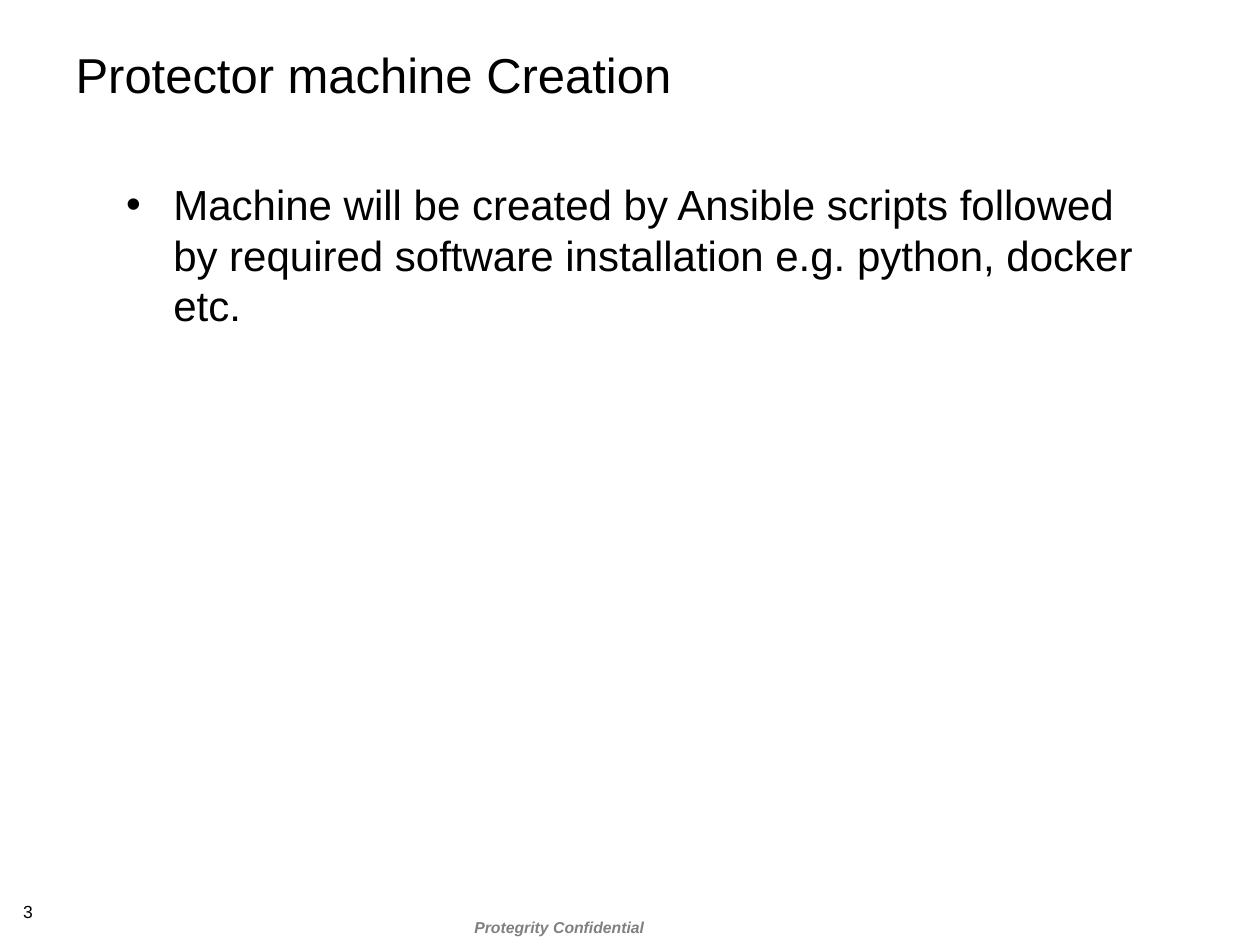
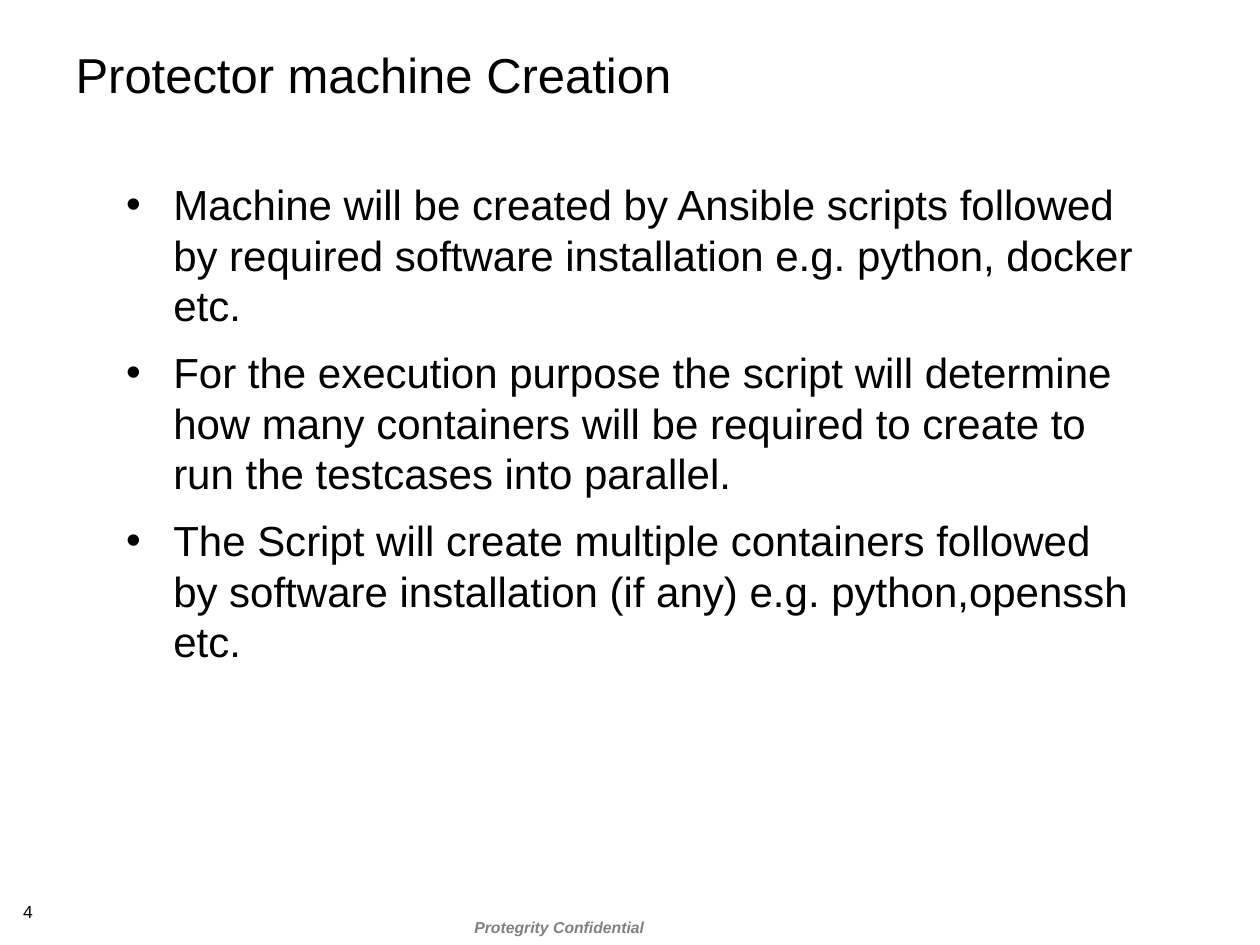
Before and after one commit to nalinigupta04/AQA, a slide deck: slide 4 of AQAFrameworkRestructure.pptx (slide 3 before the commit). Drawn at 1260x945 pixels with LibreOffice and Linux fonts; fonts in the diff are those of the drawing; background and template pictures are left out. Boxes give left, top, right and bottom in pixels: in the first picture for what was removed or moved away, otherwise in the second. Text is boxed around its words. In the diff, an @@ line names an element or a change of style, - is before the commit and + after.

```diff
--- a/AQAFrameworkRestructure.pptx
+++ b/AQAFrameworkRestructure.pptx
@@ text at <box>173,357,1128,658</box>: paragraphs added @@
+• For the execution purpose the script will determine how many containers will be required to create to run the testcases into parallel.
+• The Script will create multiple containers followed by software installation (if any) e.g. python,openssh etc.
@@ page number at <box>23,906,33,918</box>: text changed @@
-3
+4
```
Also in this commit, not shown: 3 other slides changed, 3 slides added.
